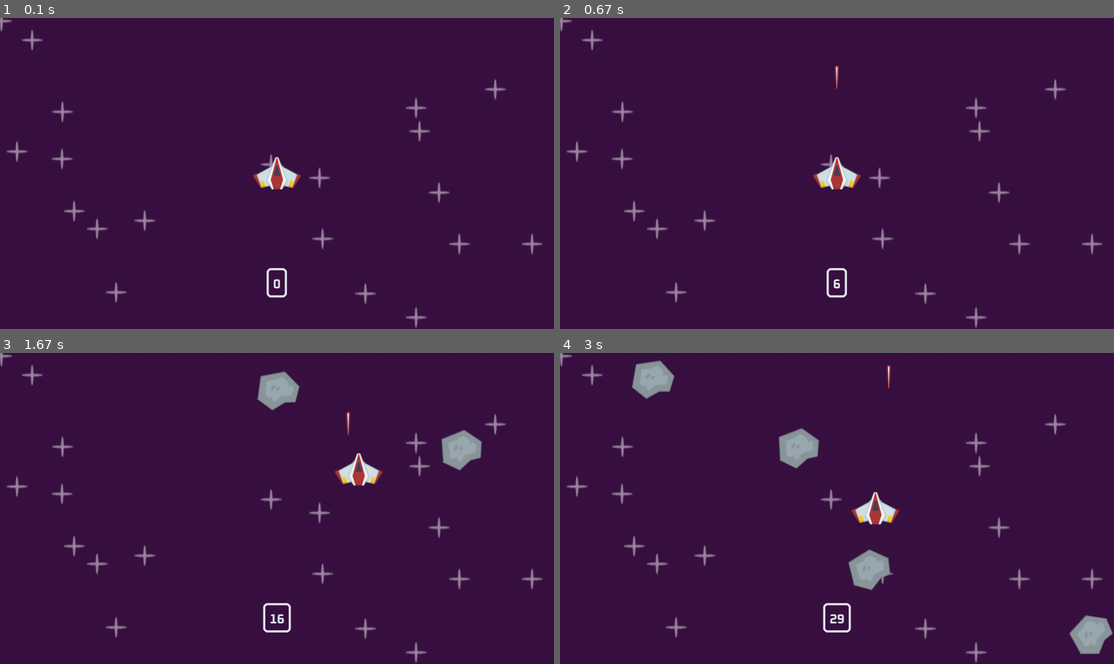
Above: before the commit, frames 1-4 (two rows, left to right).
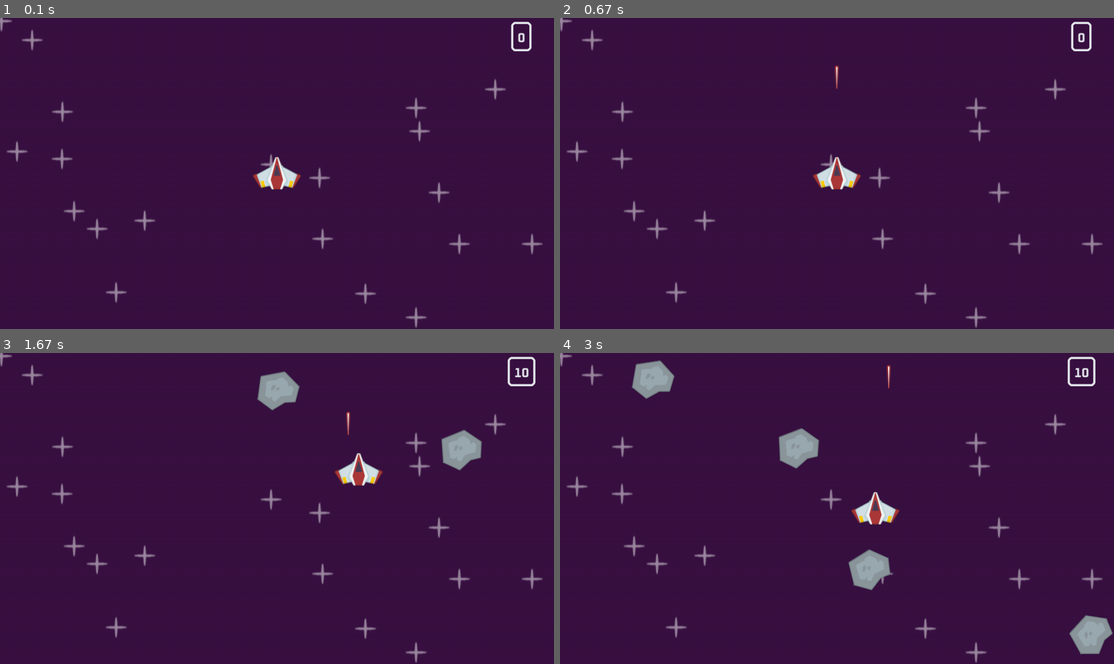
Above: after the commit, the same moments.

Repository: dominicamoak/space_shooter_pygame
Game: pygame game, started from code/main.py
Same seed, same stepped clock (60 frames per second), same inputs: the game is played once before the commit and once after it.
Inputs:
- Up to frame 1 (0.1 s): no input
- Up to frame 2 (0.67 s): tap Space at 0.33 s
- Up to frame 3 (1.67 s): hold Right 0.67-1.13 s; tap Space at 0.73, 1.03, 1.23, 1.57 s; hold Up 1.17-1.47 s; hold Right from 1.5 s (still down)
- Up to frame 4 (3 s): tap Space at 1.87, 2.07, 2.37, 2.63, 2.97 s; release Right at 1.97 s; hold Left 2-2.53 s; hold Down 2.57-2.87 s; hold Left from 2.9 s (still down)

The runs differ from the first frame. In frame 1, 0.3% of the frame differs, in the area x 48-96%, y 1-90%; in frame 2, 0.3%; in frame 3, 0.4%; in frame 4, 0.4%, in the area x 47-97%, y 1-90%.

Commit message:
Moved Score position and Changed Score logic to collisions

Diff:
--- a/code/main.py
+++ b/code/main.py
@@ -105,6 +105,7 @@
 
 def collisions():
     global running
+    global score
 
     collision_sprites = pygame.sprite.spritecollide(player, meteor_sprites, True, pygame.sprite.collide_mask)
     if collision_sprites:
@@ -113,14 +114,15 @@
     for laser in laser_sprites:
         collided_sprites = pygame.sprite.spritecollide(laser, meteor_sprites, True, pygame.sprite.collide_mask)
         if collided_sprites:
+            score += 10
             laser.kill()
             Explosions(all_sprites, explosion_frames, laser.rect.midtop)
             explosion_sound.play()
 
-def display_score():
-    current_time = pygame.time.get_ticks() // 100
-    text_surf = font.render(str(current_time), True, '#e4e7ed')
-    text_rect = text_surf.get_frect(midbottom = ((window_width / 2, window_height - 80)))
+def display_score(score):
+    # current_time = pygame.time.get_ticks() // 100
+    text_surf = font.render(str(score), True, '#e4e7ed')
+    text_rect = text_surf.get_frect(midbottom = ((window_width - 75, window_height - 650)))
     display_surface.blit(text_surf, text_rect)
 
     pygame.draw.rect(display_surface, '#e4e7ed', text_rect.inflate(30, 30).move(0, -8), 5, 10)
@@ -134,6 +136,7 @@
 
 running = True
 clock = pygame.time.Clock()
+score = 0
 
 # Surface Creations / Imports
 star_surf = pygame.image.load(join('images', 'star.png')).convert_alpha()
@@ -187,7 +190,7 @@
 
     # Draw Game
     display_surface.fill('#391142')
-    display_score()
+    display_score(score)
     all_sprites.draw(display_surface)
 
     pygame.display.update()
